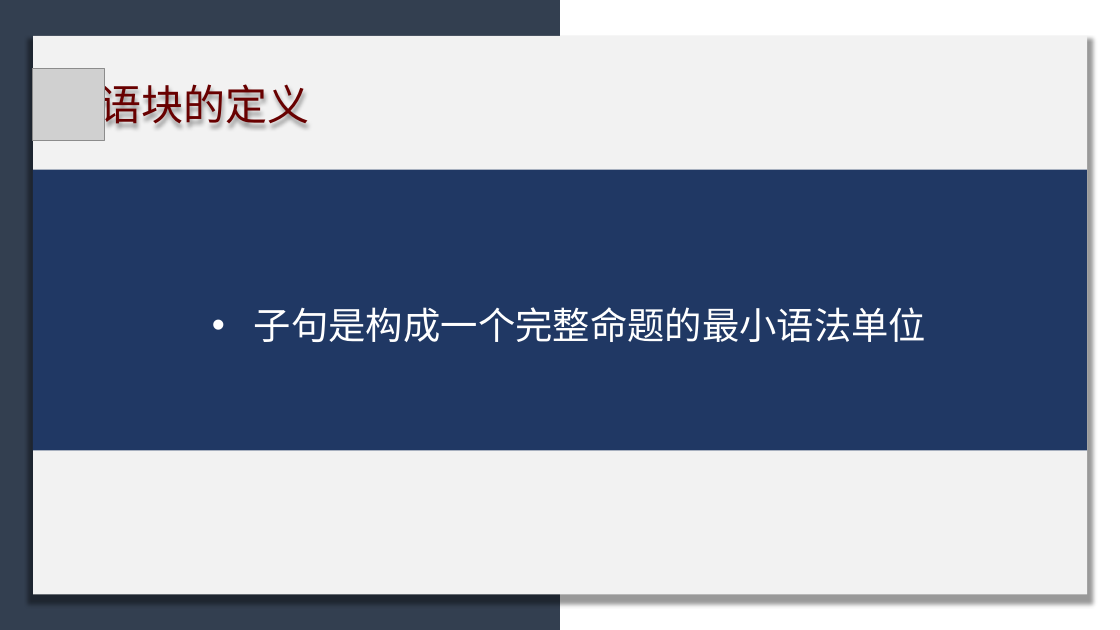
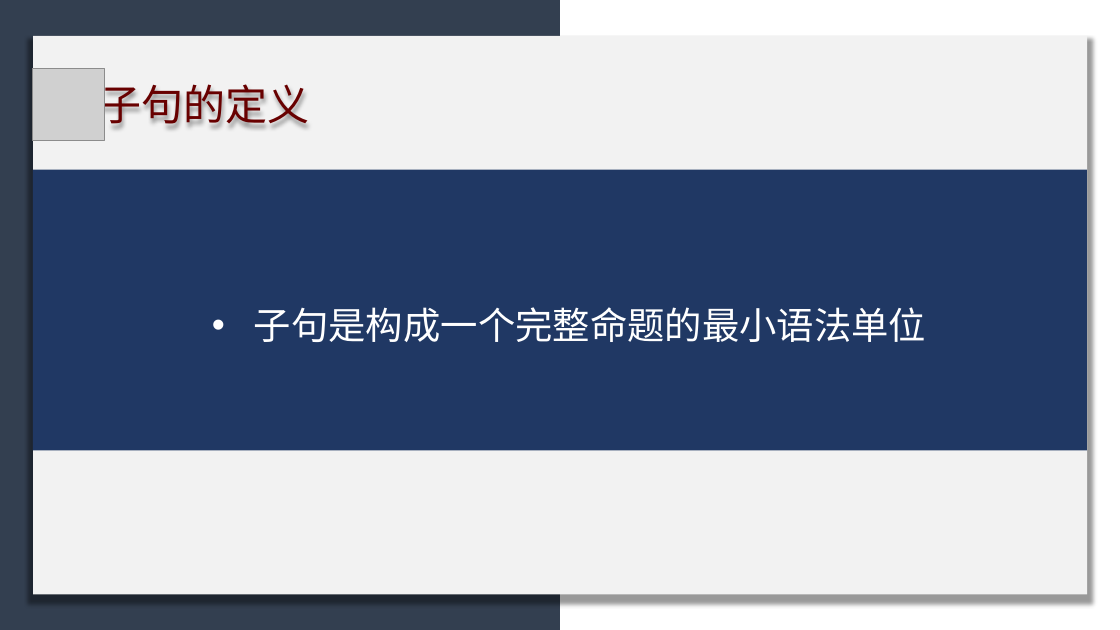
Before and after one commit to licheng0573/RosettaStone, a slide deck: slide 18 of 二组展示_10_24.pptx (slide 10 before the commit). Drawn at 1120x630 pixels with LibreOffice and Linux fonts; fonts in the diff are those of the drawing; grey boxes stand for pictures. Boxes give left, top, right and bottom in pixels: in the first picture for what was removed or moved away, otherwise in the second. Text is boxed around its words. In the diff, an @@ line names an element or a change of style, - is before the commit and + after.

```diff
--- a/二组展示_10_24.pptx
+++ b/二组展示_10_24.pptx
@@ text at (x1=100, y1=78, x2=310, y2=131): text changed @@
-语块的定义
+子句的定义
```
Also in this commit, not shown: 5 other slides changed, 6 slides added, 1 slide removed, 1 other file.
